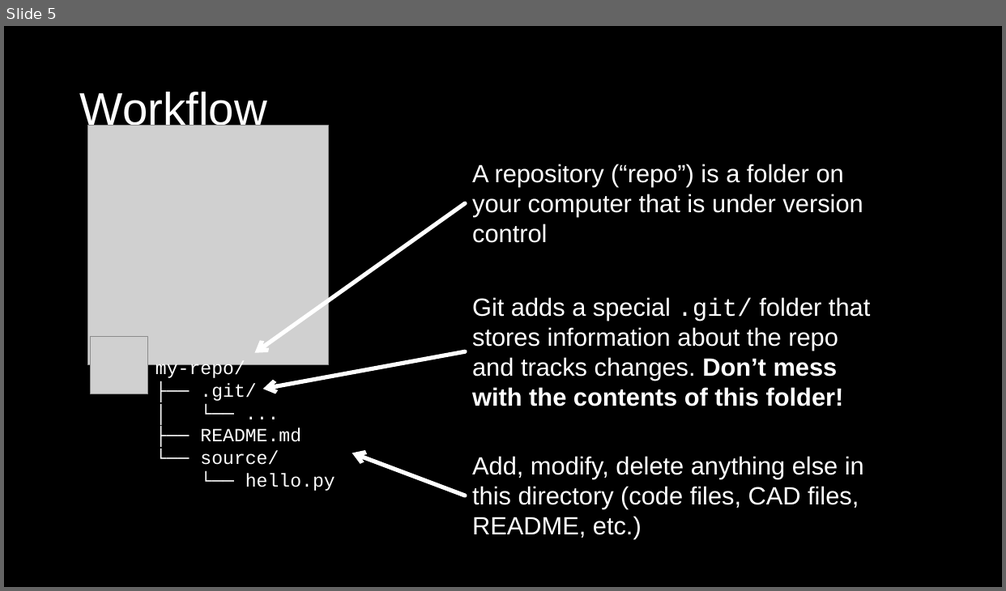
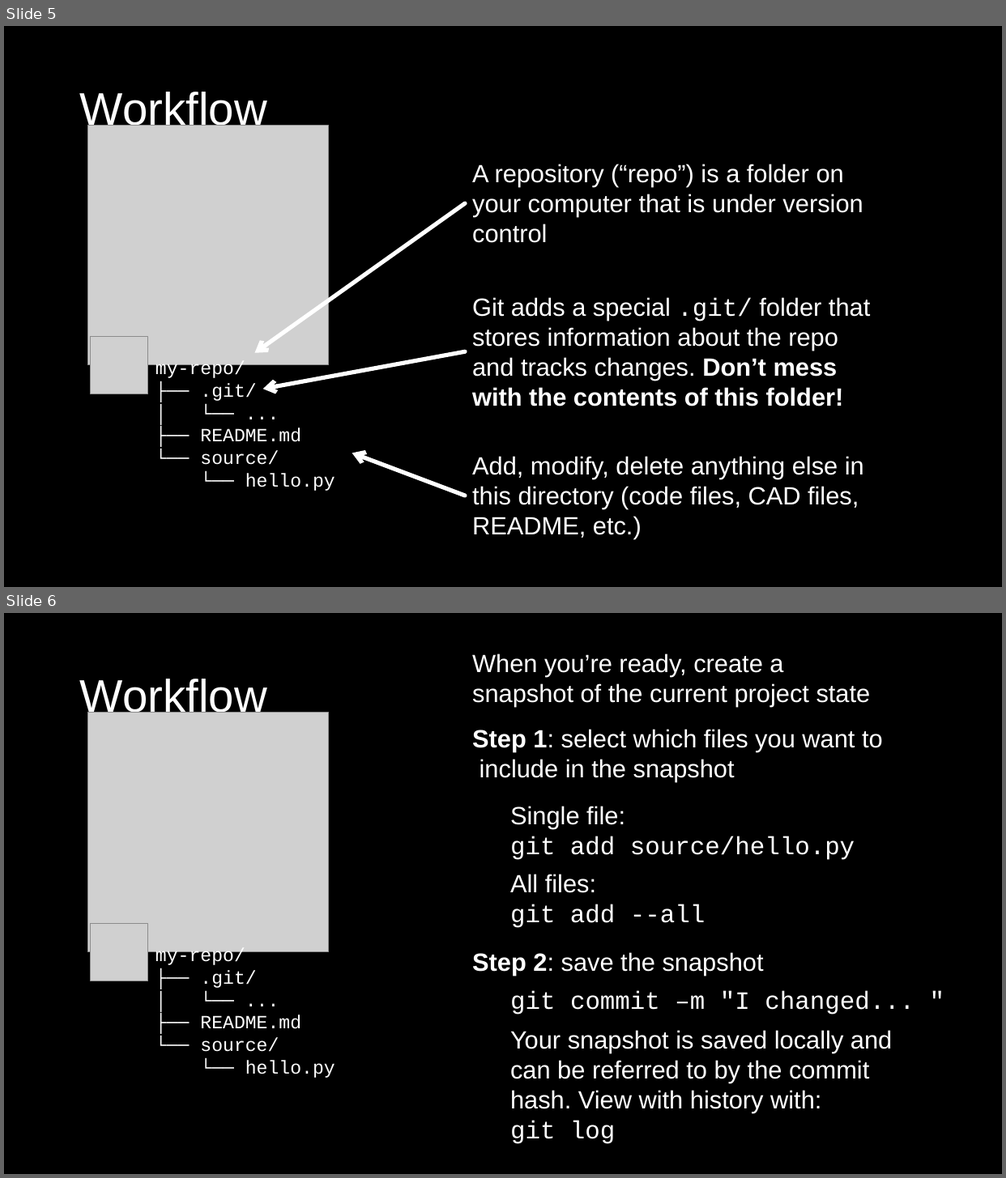
Before and after one commit to ShawnHymel/workshop-intro-to-git-and-github, a slide deck: slides/intro-to-git-and-github.pptx. Shown one above the other, each under a label of ours: slide 5 before the commit, slides 5 and 6 after it. The pictures are 1006x591 and 1006x1178 pixels, drawn with LibreOffice and Linux fonts; fonts in the diff are those of the drawing; grey boxes stand for pictures. Boxes give left, top, right and bottom in pixels: in the first picture for what was removed or moved away, otherwise in the second. Text is boxed around its words. In the diff, an @@ line names an element or a change of style, - is before the commit and + after.

```diff
--- a/slides/intro-to-git-and-github.pptx
+++ b/slides/intro-to-git-and-github.pptx
@@ slide 6 added at <box>4,613,1002,1174</box>, background #000000 @@
@@ text added at <box>472,653,871,706</box>, 24 pt, text #FFFFFF @@
+When you’re ready, create a snapshot of the current project state
@@ title added at <box>80,679,267,720</box>, 44 pt, text #FFFFFF @@
+Workflow
@@ picture added at <box>88,712,328,952</box> @@
@@ text added at <box>472,729,883,781</box>, 24 pt, text #FFFFFF @@
+Step 1: select which files you want to include in the snapshot
@@ text added at <box>510,806,854,860</box>, 24 pt, text #FFFFFF @@
+Single file:
+git add source/hello.py
@@ text added at <box>510,874,705,928</box>, 24 pt, text #FFFFFF @@
+All files:
+git add --all
@@ picture added at <box>90,924,147,982</box> @@
@@ text added at <box>155,948,335,1078</box>, 18 pt, text #FFFFFF @@
+my-repo/
+├── .git/
+│ └── ...
+├── README.md
+└── source/
+└── hello.py
@@ text added at <box>472,952,764,976</box>, 24 pt, text #FFFFFF @@
+Step 2: save the snapshot
@@ text added at <box>510,990,914,1015</box>, 24 pt, text #FFFFFF @@
+git commit –m "I changed... "
@@ text added at <box>510,1030,892,1144</box>, 24 pt, text #FFFFFF @@
+Your snapshot is saved locally and can be referred to by the commit hash. View with history with:
+git log
```
Also in this commit, not shown: 2 other slides added, 1 slide removed, 32 other files.
